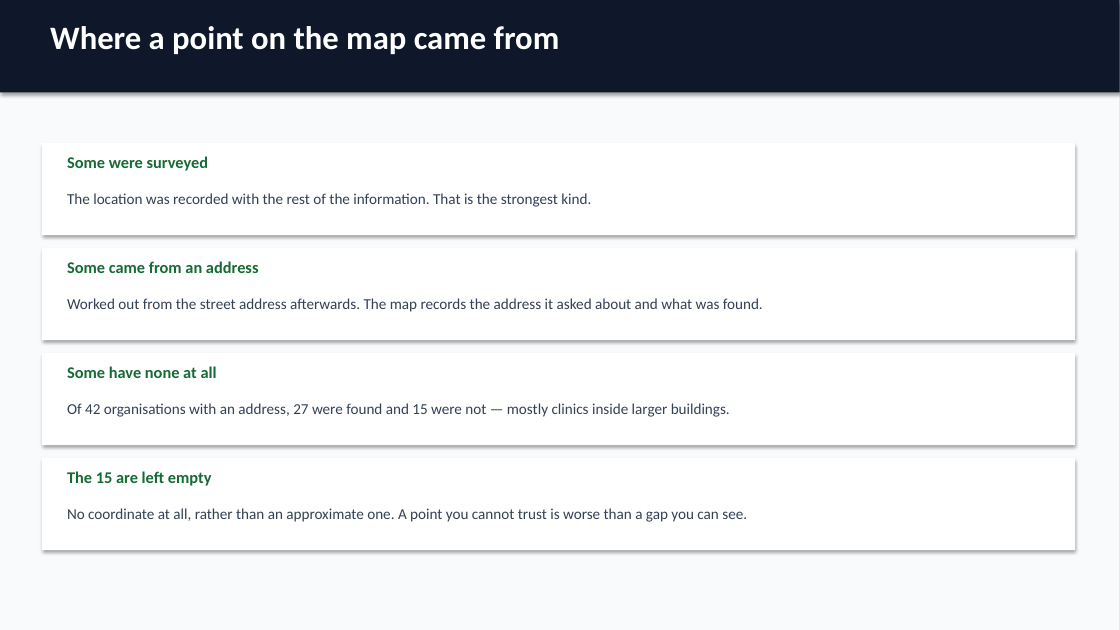
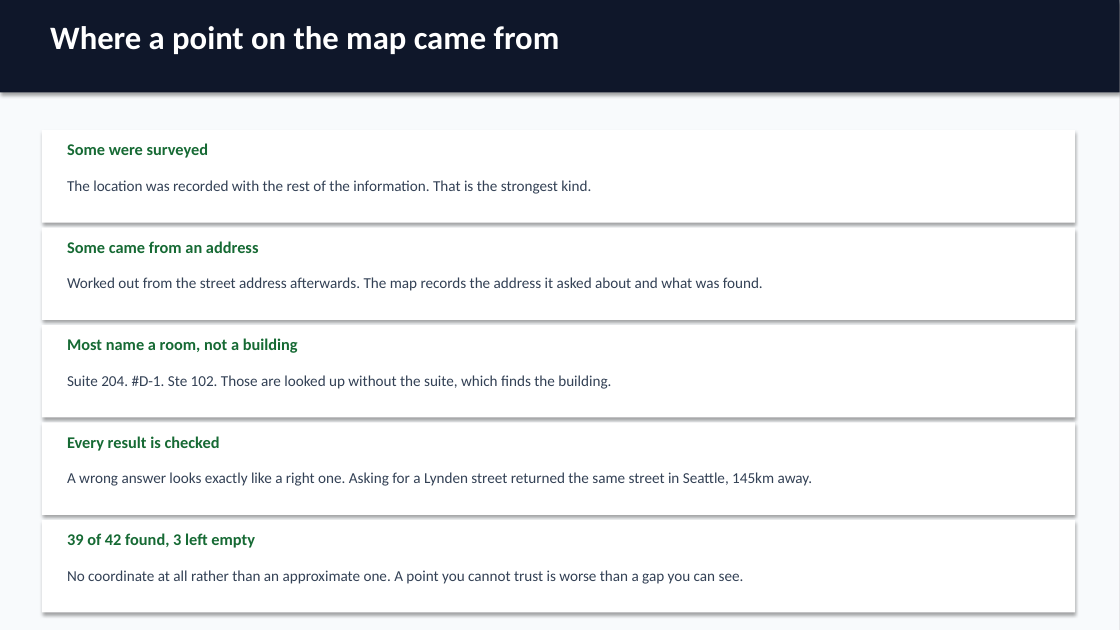
Before and after one commit to marpie1/rcn, a slide deck: slide 15 of tools/rcn-table-intro.pptx. Drawn at 1120x630 pixels with LibreOffice and Linux fonts; fonts in the diff are those of the drawing. Boxes give left, top, right and bottom in pixels: in the first picture for what was removed or moved away, otherwise in the second. Text is boxed around its words. In the diff, an @@ line names an element or a change of style, - is before the commit and + after.

```diff
--- a/tools/rcn-table-intro.pptx
+++ b/tools/rcn-table-intro.pptx
@@ rectangle: place and size @@
-rectangle at bbox=[42, 143, 1075, 235]
+rectangle at bbox=[42, 130, 1075, 223]
@@ text "Some were surveyed": place and size @@
-text "Some were surveyed" at bbox=[67, 156, 209, 171]
+text "Some were surveyed" at bbox=[67, 143, 209, 158]
@@ text "The location was recorded with ...": place and size @@
-text "The location was recorded with ..." at bbox=[67, 193, 591, 207]
+text "The location was recorded with ..." at bbox=[67, 180, 591, 194]
@@ rectangle: place and size @@
-rectangle at bbox=[42, 248, 1075, 340]
+rectangle at bbox=[42, 228, 1075, 320]
@@ text "Some came from an address": place and size @@
-text "Some came from an address" at bbox=[67, 261, 259, 273]
+text "Some came from an address" at bbox=[67, 241, 259, 253]
@@ text "Worked out from the street ...": place and size @@
-text "Worked out from the street ..." at bbox=[67, 298, 763, 312]
+text "Worked out from the street ..." at bbox=[67, 277, 763, 291]
@@ rectangle: place and size @@
-rectangle at bbox=[42, 353, 1075, 445]
+rectangle at bbox=[42, 325, 1075, 418]
@@ text at bbox=[67, 338, 298, 353]: text changed @@
-Some have none at all
+Most name a room, not a building
@@ text at bbox=[67, 375, 611, 389]: text changed @@
-Of 42 organisations with an address, 27 were found and 15 were not — mostly clinics inside larger buildings.
+Suite 204. #D-1. Ste 102. Those are looked up without the suite, which finds the building.
@@ rectangle: place and size @@
-rectangle at bbox=[42, 458, 1075, 550]
+rectangle at bbox=[42, 423, 1075, 515]
@@ text at bbox=[67, 436, 220, 451]: text changed @@
-The 15 are left empty
+Every result is checked
@@ text added at bbox=[67, 472, 812, 486], 13 pt, text #334155 @@
+A wrong answer looks exactly like a right one. Asking for a Lynden street returned the same street in Seattle, 145km away.
@@ rectangle added at bbox=[42, 520, 1075, 613], fill #FFFFFF @@
@@ text added at bbox=[67, 533, 255, 548], 14 pt, text #166A34, bold @@
+39 of 42 found, 3 left empty
@@ text at bbox=[67, 570, 744, 584]: text changed @@
-No coordinate at all, rather than an approximate one. A point you cannot trust is worse than a gap you can see.
+No coordinate at all rather than an approximate one. A point you cannot trust is worse than a gap you can see.
```
Also in this commit, not shown: 4 other files.
